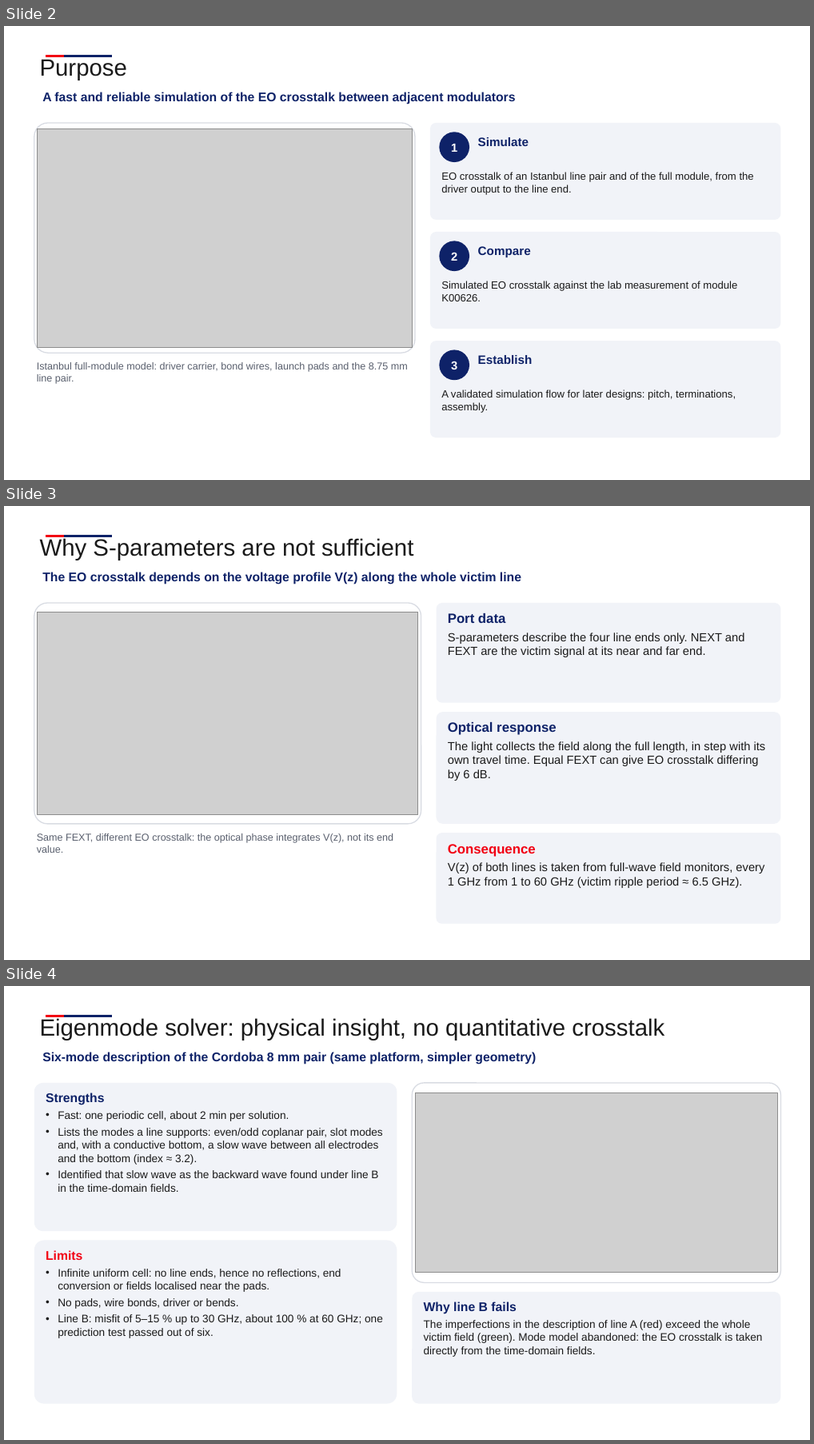
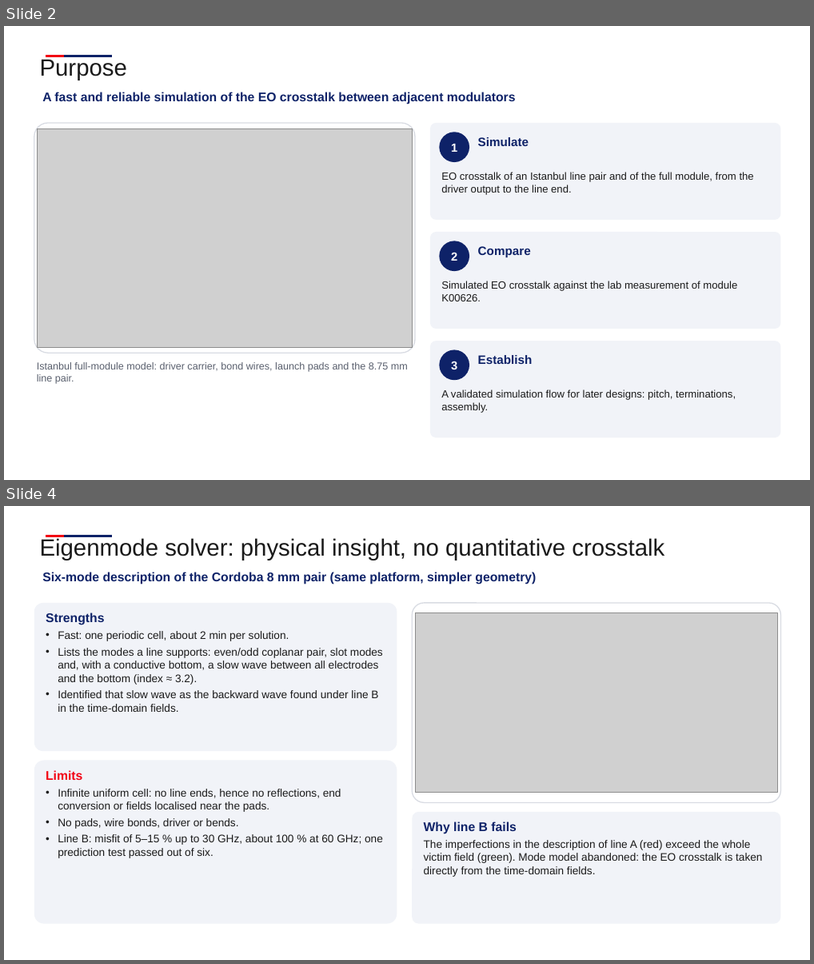
Before and after one commit to andreimuresian/claude, a slide deck: docs/cst/xtalk/Istanbul_EO_crosstalk.pptx. Shown one above the other, each under a label of ours: slides 2, 3 and 4 before the commit, slides 2 and 4 after it; the slides between them are not shown. The pictures are 814x1444 and 814x964 pixels, drawn with LibreOffice and Linux fonts; fonts in the diff are those of the drawing; grey boxes stand for pictures; background and template pictures are left out. Boxes give left, top, right and bottom in pixels: in the first picture for what was removed or moved away, otherwise in the second. Text is boxed around its words. In the diff, an @@ line names an element or a change of style, - is before the commit and + after.

```diff
--- a/docs/cst/xtalk/Istanbul_EO_crosstalk.pptx
+++ b/docs/cst/xtalk/Istanbul_EO_crosstalk.pptx
@@ slide 3 removed at (4, 506, 810, 960), background #FFFFFF; not listed: 2 template elements that a slide beside it also shows @@
@@ text removed at (40, 538, 414, 560) @@
-Why S-parameters are not sufficient
@@ text removed at (42, 572, 522, 584) @@
-The EO crosstalk depends on the voltage profile V(z) along the whole victim line
@@ rounded rectangle removed at (34, 603, 422, 824) @@
@@ picture removed at (38, 612, 418, 815) @@
@@ rounded rectangle removed at (437, 603, 782, 703) @@
@@ text removed at (448, 613, 746, 657) @@
-Port data
-S-parameters describe the four line ends only. NEXT and FEXT are the victim signal at its near and far end.
@@ rounded rectangle removed at (437, 712, 782, 824) @@
@@ text removed at (448, 722, 766, 780) @@
-Optical response
-The light collects the field along the full length, in step with its own travel time. Equal FEXT can give EO crosstalk differing by 6 dB.
@@ text removed at (37, 833, 394, 852) @@
-Same FEXT, different EO crosstalk: the optical phase integrates V(z), not its end value.
@@ rounded rectangle removed at (437, 832, 782, 924) @@
@@ text removed at (448, 844, 765, 888) @@
-Consequence
-V(z) of both lines is taken from full-wave field monitors, every 1 GHz from 1 to 60 GHz (victim ripple period ≈ 6.5 GHz).
```
Also in this commit, not shown: 1 slide added, 3 other files.
